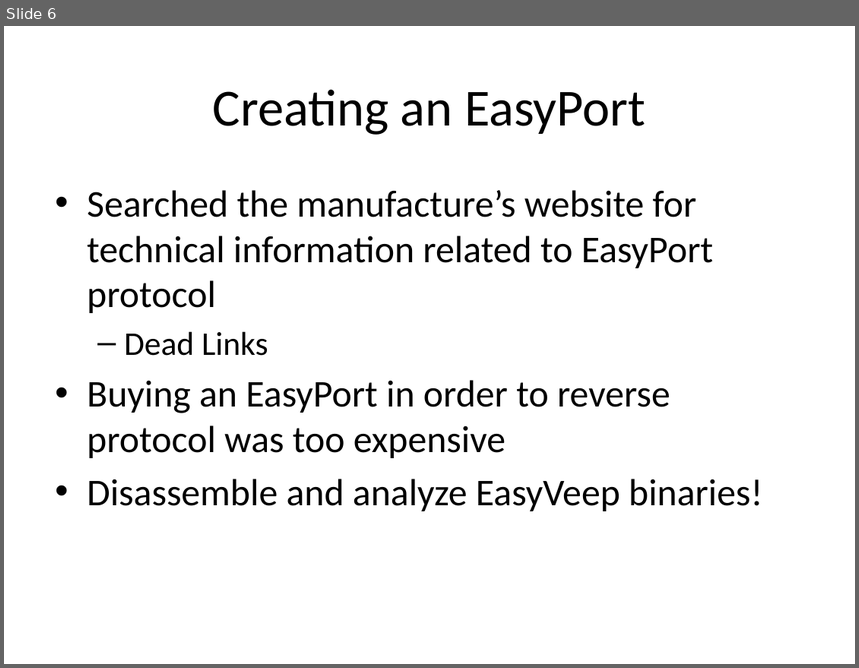
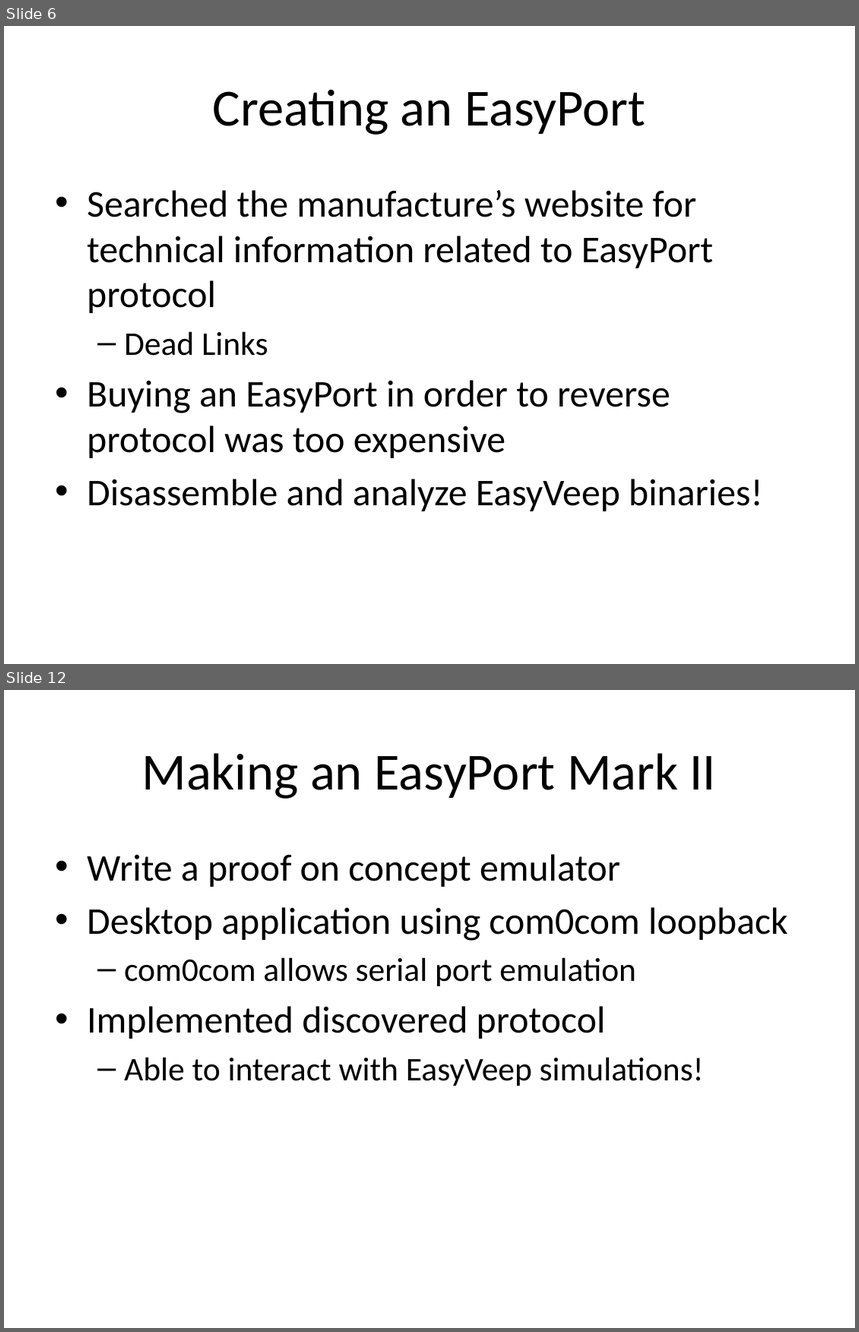
Before and after one commit to benjaminob6/GRP, a slide deck: docs/presentation/Defense.pptx. Shown one above the other, each under a label of ours: slide 6 before the commit, slides 6 and 12 after it; the slides between them are not shown. The pictures are 859x668 and 859x1332 pixels, drawn with LibreOffice and Linux fonts; fonts in the diff are those of the drawing. Boxes give left, top, right and bottom in pixels: in the first picture for what was removed or moved away, otherwise in the second. Text is boxed around its words. In the diff, an @@ line names an element or a change of style, - is before the commit and + after.

```diff
--- a/docs/presentation/Defense.pptx
+++ b/docs/presentation/Defense.pptx
@@ slide 12 added at [4, 690, 855, 1328], background #FFFFFF @@
@@ title added at [142, 753, 716, 799], 44 pt, text #000000 @@
+Making an EasyPort Mark II
@@ text added at [87, 854, 788, 1086], 32 pt, text #000000 @@
+• Write a proof on concept emulator
+• Desktop application using com0com loopback
+  – com0com allows serial port emulation
+• Implemented discovered protocol
+  – Able to interact with EasyVeep simulations!
```
Also in this commit, not shown: 1 slide changed, 14 other slides added, 13 other files.
